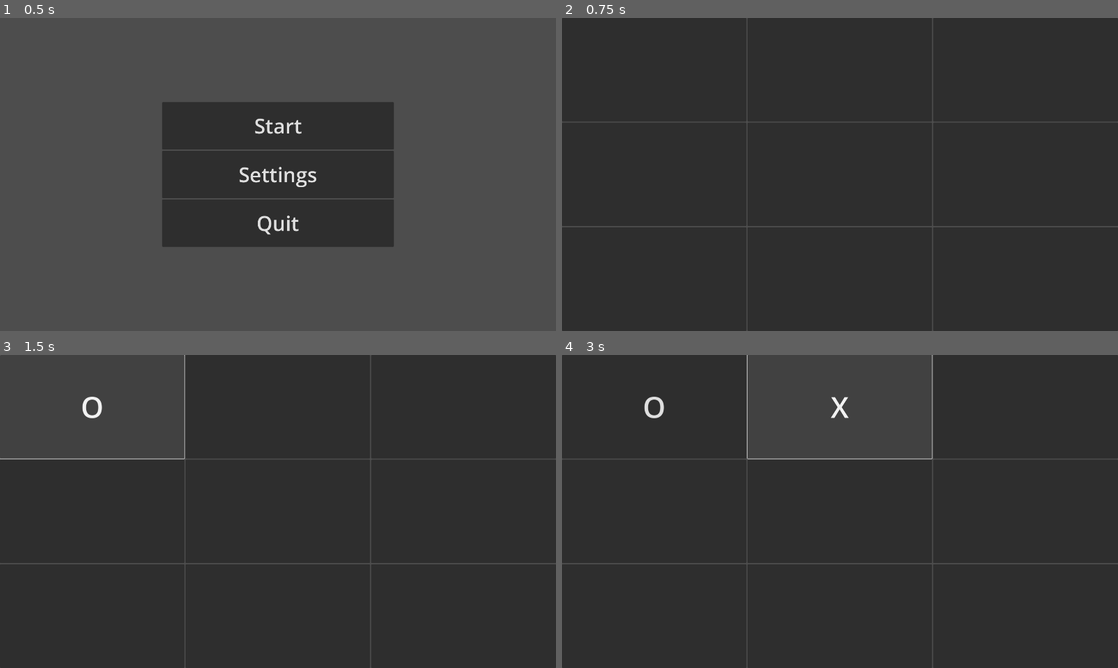
Above: before the commit, frames 1-4 (two rows, left to right).
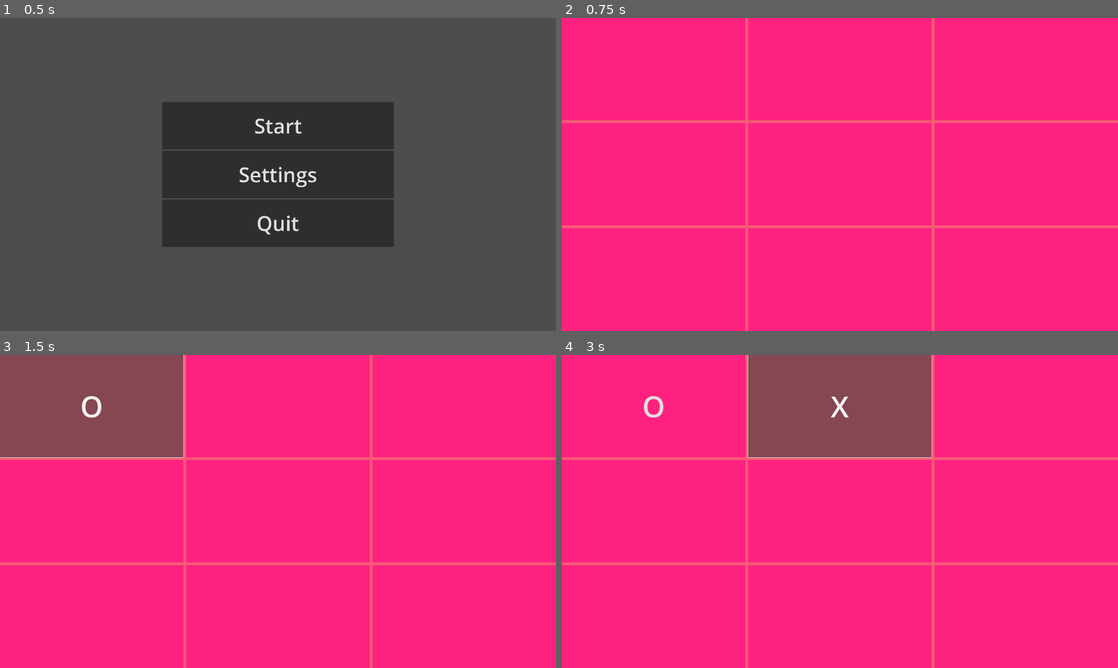
Above: after the commit, the same moments.

Repository: BessMoth/XO_YO
Game: Godot game, scene res://src/intro_ui.tscn
Same seed, same stepped clock (60 frames per second), same inputs: the game is played once before the commit and once after it.
Inputs (mouse positions are in pixels of both pictures, inside the frame that each line leads up to):
- Up to frame 1 (0.5 s): no input
- Up to frame 2 (0.75 s): click "Start" at 0.5 s
- Up to frame 3 (1.5 s): click (94, 408) at 1.27 s
- Up to frame 4 (3 s): click "O" at 2 s; click (840, 408) at 2.77 s

Frame 1 is identical in both runs. In frame 2, 100% of the frame differs, in the area x 0-100%, y 0-100%; in frame 3, 100%; in frame 4, 100%.

Commit message:
add/: background

Diff:
--- a/project.godot
+++ b/project.godot
@@ -11,10 +11,10 @@
 [application]
 
 config/name="XO"
+config/tags=PackedStringArray("project")
 run/main_scene="uid://ccm7j44vph8fy"
 config/features=PackedStringArray("4.4", "Forward Plus")
 config/icon="res://icon.svg"
-config/tags=PackedStringArray("project")
 
 [display]
 
--- a/src/XOButton.tscn
+++ b/src/XOButton.tscn
@@ -1,10 +1,14 @@
-[gd_scene load_steps=2 format=3 uid="uid://b2sfd1uqvj6vh"]
+[gd_scene load_steps=3 format=3 uid="uid://b2sfd1uqvj6vh"]
 
 [ext_resource type="Script" uid="uid://bx807ekdij5dy" path="res://src/xo_button.gd" id="1_jm6cy"]
+
+[sub_resource type="StyleBoxFlat" id="StyleBoxFlat_jm6cy"]
+bg_color = Color(1, 0.131231, 0.501227, 1)
 
 [node name="Button" type="Button"]
 size_flags_horizontal = 3
 theme_override_font_sizes/font_size = 100
+theme_override_styles/normal = SubResource("StyleBoxFlat_jm6cy")
 script = ExtResource("1_jm6cy")
 
 [connection signal="button_up" from="." to="." method="_on_button_up"]
--- a/src/main_ui.tscn
+++ b/src/main_ui.tscn
@@ -1,7 +1,10 @@
-[gd_scene load_steps=3 format=3 uid="uid://beguf1d48adcx"]
+[gd_scene load_steps=4 format=3 uid="uid://beguf1d48adcx"]
 
 [ext_resource type="PackedScene" uid="uid://b2sfd1uqvj6vh" path="res://src/XOButton.tscn" id="1_ntavn"]
 [ext_resource type="Script" uid="uid://c8whd47o6h18j" path="res://src/main_ui.gd" id="1_qog1u"]
+
+[sub_resource type="StyleBoxFlat" id="StyleBoxFlat_qog1u"]
+bg_color = Color(0.966117, 0.361452, 0.462349, 1)
 
 [node name="MainUI" type="Control"]
 layout_mode = 3
@@ -12,6 +15,15 @@
 grow_vertical = 2
 script = ExtResource("1_qog1u")
 
+[node name="Panel" type="Panel" parent="."]
+layout_mode = 1
+anchors_preset = 15
+anchor_right = 1.0
+anchor_bottom = 1.0
+grow_horizontal = 2
+grow_vertical = 2
+theme_override_styles/panel = SubResource("StyleBoxFlat_qog1u")
+
 [node name="Rows" type="VBoxContainer" parent="."]
 layout_mode = 1
 anchors_preset = 15
@@ -19,10 +31,12 @@
 anchor_bottom = 1.0
 grow_horizontal = 2
 grow_vertical = 2
+theme_override_constants/separation = 10
 
 [node name="Column" type="HBoxContainer" parent="Rows"]
 layout_mode = 2
 size_flags_vertical = 3
+theme_override_constants/separation = 10
 
 [node name="Button" parent="Rows/Column" instance=ExtResource("1_ntavn")]
 layout_mode = 2
@@ -36,6 +50,7 @@
 [node name="Column2" type="HBoxContainer" parent="Rows"]
 layout_mode = 2
 size_flags_vertical = 3
+theme_override_constants/separation = 10
 
 [node name="Button" parent="Rows/Column2" instance=ExtResource("1_ntavn")]
 layout_mode = 2
@@ -49,6 +64,7 @@
 [node name="Column3" type="HBoxContainer" parent="Rows"]
 layout_mode = 2
 size_flags_vertical = 3
+theme_override_constants/separation = 10
 
 [node name="Button" parent="Rows/Column3" instance=ExtResource("1_ntavn")]
 layout_mode = 2
Not shown, changed: todo.txt
Not shown, removed: .github/workflows/main.yml
Not shown, added: .github/workflows/static.yml
